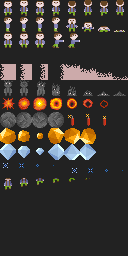
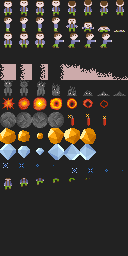
Revision of a layered 128 × 256 image; what changed, layer by layer:
renamed "Layer 23" to "Layer 26", painted on it over [48, 33, 112, 144]
